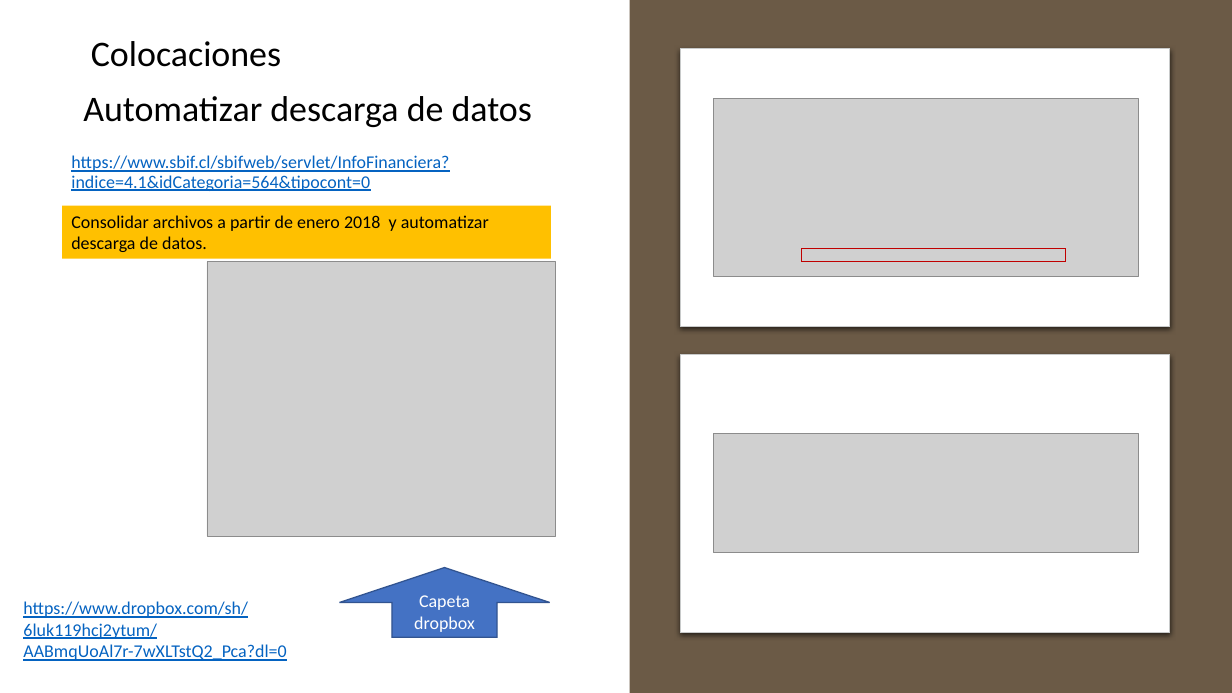
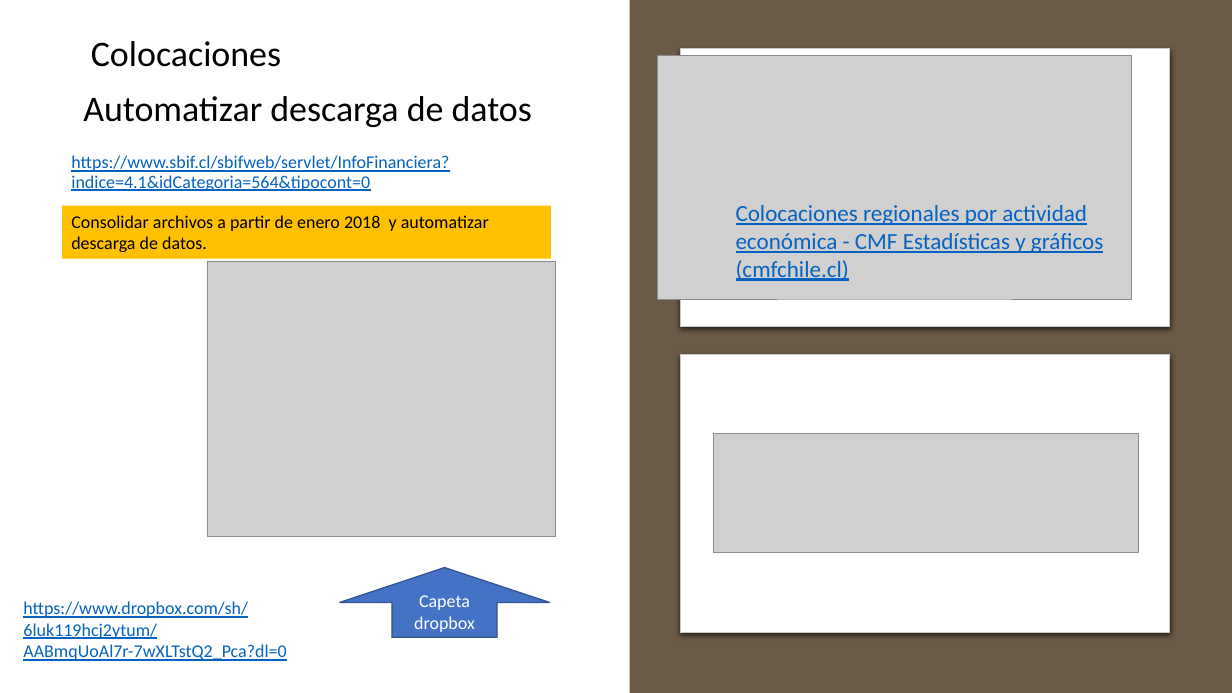
Before and after one commit to Sud-Austral/DATA-AGRO, a slide deck: slide 1 of Repositorio Agricultura/Chile/Estadísticas económicas/Colocaciones/colocaciones.pptx. Drawn at 1232x693 pixels with LibreOffice and Linux fonts; fonts in the diff are those of the drawing; grey boxes stand for pictures. Boxes give left, top, right and bottom in pixels: in the first picture for what was removed or moved away, otherwise in the second. Text is boxed around its words. In the diff, an @@ line names an element or a change of style, - is before the commit and + after.

```diff
--- a/Repositorio Agricultura/Chile/Estadísticas económicas/Colocaciones/colocaciones.pptx
+++ b/Repositorio Agricultura/Chile/Estadísticas económicas/Colocaciones/colocaciones.pptx
@@ picture: place and size @@
-picture at [714,99,1139,276]
+picture at [658,55,1131,299]
@@ text added at [736,205,1103,281], 18 pt, text #0563C1, underline @@
+Colocaciones regionales por actividad económica - CMF Estadísticas y gráficos (cmfchile.cl)
@@ rectangle removed at [802,249,1067,262] @@
```
Also in this commit, not shown: 9 other files.
